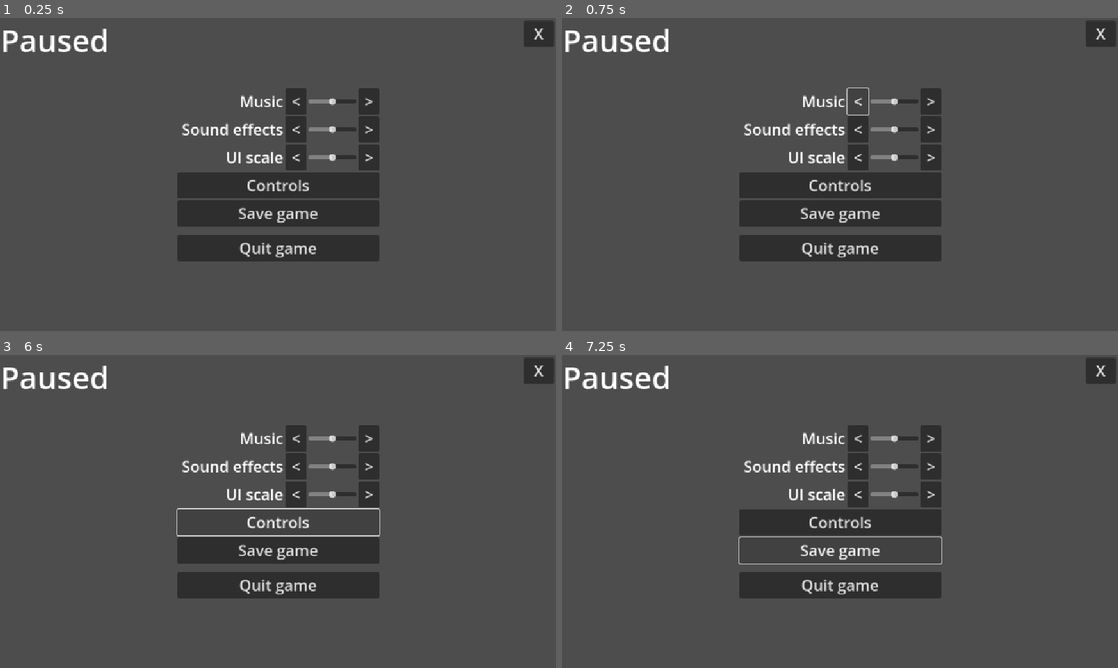
Above: before the commit, frames 1-4 (two rows, left to right).
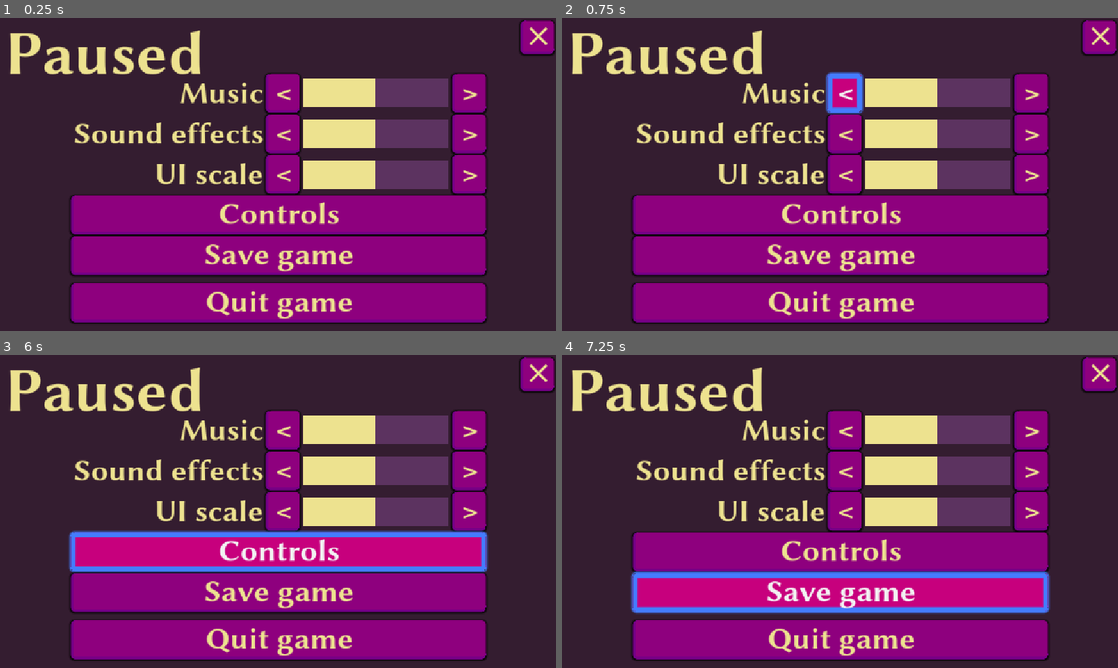
Above: after the commit, the same moments.

Repository: proximadams/Good-UI-Demo
Game: Godot game, scene res://scenes/pause_menu.tscn
The game is run twice, just before and just after one commit, with the same random seed, the same clock (stepped at 60 frames per second) and the same inputs.
Inputs (mouse positions are in pixels of both pictures, inside the frame that each line leads up to; where the layout moved, square brackets give the same spot in the first picture):
- Up to frame 1 (0.25 s): no input
- Up to frame 2 (0.75 s): click "<" at 0.5 s
- Up to frame 3 (6 s): click ">" at 1.25 s; click "<" at 2 s; click ">" at 2.75 s; click "<" at 3.5 s; click ">" at 4.25 s; click (539, 373) [539, 370] at 5 s; click "Controls" at 5.75 s
- Up to frame 4 (7.25 s): click "Save game" at 6.5 s

The runs differ from the first frame. In frame 1, 98% of the frame differs, in the area x 0-100%, y 0-100%; in frame 2, 98%; in frame 3, 99%; in frame 4, 98%.

Commit message:
visuals look nice. Added themes

Diff:
--- a/project.godot
+++ b/project.godot
@@ -23,3 +23,4 @@
 
 renderer/rendering_method="gl_compatibility"
 renderer/rendering_method.mobile="gl_compatibility"
+environment/defaults/default_clear_color=Color(0.205446, 0.112694, 0.18811, 1)
--- a/scenes/pause_menu.tscn
+++ b/scenes/pause_menu.tscn
@@ -1,7 +1,8 @@
-[gd_scene load_steps=3 format=3 uid="uid://dj8xvoqmjk0tj"]
+[gd_scene load_steps=4 format=3 uid="uid://dj8xvoqmjk0tj"]
 
 [ext_resource type="Theme" uid="uid://couj4xn5an16x" path="res://themes/header_label.tres" id="1_n87rw"]
 [ext_resource type="Theme" uid="uid://5nde0l3be8rs" path="res://themes/menu_default.tres" id="2_myx47"]
+[ext_resource type="Texture2D" uid="uid://dtqnsfkyvdpl8" path="res://themes/icons/close_240dp_EDE28F.svg" id="3_kukqi"]
 
 [node name="PauseMenu" type="Control"]
 layout_mode = 3
@@ -10,11 +11,13 @@
 anchor_bottom = 1.0
 grow_horizontal = 2
 grow_vertical = 2
+theme = ExtResource("2_myx47")
 
 [node name="LabelPaused" type="Label" parent="."]
 layout_mode = 2
-offset_right = 225.0
-offset_bottom = 88.0
+offset_left = 10.0
+offset_right = 423.0
+offset_bottom = 147.0
 theme = ExtResource("1_n87rw")
 text = "Paused"
 
@@ -34,16 +37,15 @@
 layout_mode = 2
 anchor_left = 1.0
 anchor_right = 1.0
-offset_left = -65.0
+offset_left = -74.0
 offset_top = 5.0
 offset_right = -5.0
-offset_bottom = 58.0
+offset_bottom = 74.0
 grow_horizontal = 0
 tooltip_text = "Close the pause menu."
 focus_previous = NodePath("../VBoxContainer/QuitGameButton")
 mouse_default_cursor_shape = 2
-theme = ExtResource("2_myx47")
-text = "  X  "
+icon = ExtResource("3_kukqi")
 
 [node name="VBoxContainer" type="VBoxContainer" parent="."]
 layout_mode = 2
@@ -51,16 +53,19 @@
 anchor_top = 0.5
 anchor_right = 0.5
 anchor_bottom = 0.5
+offset_left = -236.0
+offset_top = -206.0
+offset_right = 236.0
+offset_bottom = 302.0
 grow_horizontal = 2
 grow_vertical = 2
-theme = ExtResource("2_myx47")
 
 [node name="MusicHBoxContainer" type="HBoxContainer" parent="VBoxContainer"]
 layout_mode = 2
 size_flags_horizontal = 4
 
 [node name="Label" type="Label" parent="VBoxContainer/MusicHBoxContainer"]
-custom_minimum_size = Vector2(220, 0)
+custom_minimum_size = Vector2(400, 0)
 layout_mode = 2
 text = "Music"
 horizontal_alignment = 2
@@ -72,8 +77,11 @@
 mouse_default_cursor_shape = 2
 text = " < "
 
+[node name="MarginContainer" type="MarginContainer" parent="VBoxContainer/MusicHBoxContainer"]
+layout_mode = 2
+
 [node name="HSlider" type="HSlider" parent="VBoxContainer/MusicHBoxContainer"]
-custom_minimum_size = Vector2(100, 0)
+custom_minimum_size = Vector2(300, 0)
 layout_mode = 2
 size_flags_vertical = 4
 tooltip_text = "Adjust music volume."
@@ -81,6 +89,9 @@
 step = 5.0
 value = 50.0
 
+[node name="MarginContainer2" type="MarginContainer" parent="VBoxContainer/MusicHBoxContainer"]
+layout_mode = 2
+
 [node name="ButtonMore" type="Button" parent="VBoxContainer/MusicHBoxContainer"]
 layout_mode = 2
 tooltip_text = "Increase."
@@ -92,7 +103,7 @@
 size_flags_horizontal = 4
 
 [node name="Label" type="Label" parent="VBoxContainer/SoundEffectsHBoxContainer"]
-custom_minimum_size = Vector2(220, 0)
+custom_minimum_size = Vector2(400, 0)
 layout_mode = 2
 text = "Sound effects"
 horizontal_alignment = 2
@@ -104,8 +115,11 @@
 mouse_default_cursor_shape = 2
 text = " < "
 
+[node name="MarginContainer" type="MarginContainer" parent="VBoxContainer/SoundEffectsHBoxContainer"]
+layout_mode = 2
+
 [node name="HSlider" type="HSlider" parent="VBoxContainer/SoundEffectsHBoxContainer"]
-custom_minimum_size = Vector2(100, 0)
+custom_minimum_size = Vector2(300, 0)
 layout_mode = 2
 size_flags_vertical = 4
 tooltip_text = "Adjust sound effect volume."
@@ -113,6 +127,9 @@
 step = 5.0
 value = 50.0
 
+[node name="MarginContainer2" type="MarginContainer" parent="VBoxContainer/SoundEffectsHBoxContainer"]
+layout_mode = 2
+
 [node name="ButtonMore" type="Button" parent="VBoxContainer/SoundEffectsHBoxContainer"]
 layout_mode = 2
 tooltip_text = "Increase."
@@ -124,7 +141,7 @@
 size_flags_horizontal = 4
 
 [node name="Label" type="Label" parent="VBoxContainer/UiScaleHBoxContainer"]
-custom_minimum_size = Vector2(220, 0)
+custom_minimum_size = Vector2(400, 0)
 layout_mode = 2
 text = "UI scale"
 horizontal_alignment = 2
@@ -136,8 +153,11 @@
 mouse_default_cursor_shape = 2
 text = " < "
 
+[node name="MarginContainer" type="MarginContainer" parent="VBoxContainer/UiScaleHBoxContainer"]
+layout_mode = 2
+
 [node name="HSlider" type="HSlider" parent="VBoxContainer/UiScaleHBoxContainer"]
-custom_minimum_size = Vector2(100, 0)
+custom_minimum_size = Vector2(300, 0)
 layout_mode = 2
 size_flags_vertical = 4
 tooltip_text = "Adjust size of the UI elements."
@@ -145,6 +165,9 @@
 step = 5.0
 value = 50.0
 
+[node name="MarginContainer2" type="MarginContainer" parent="VBoxContainer/UiScaleHBoxContainer"]
+layout_mode = 2
+
 [node name="ButtonMore" type="Button" parent="VBoxContainer/UiScaleHBoxContainer"]
 layout_mode = 2
 tooltip_text = "Increase."
--- a/themes/header_label.tres
+++ b/themes/header_label.tres
@@ -1,4 +1,4 @@
 [gd_resource type="Theme" format=3 uid="uid://couj4xn5an16x"]
 
 [resource]
-Label/font_sizes/font_size = 64
+Label/font_sizes/font_size = 128
--- /dev/null
+++ b/themes/icons/close_240dp_EDE28F.svg
@@ -0,0 +1 @@
+<svg xmlns="http://www.w3.org/2000/svg" height="64px" viewBox="0 0 24 24" width="64px" fill="#ede28f"><path d="M0 0h24v24H0V0z" fill="none"/><path d="M19 6.41L17.59 5 12 10.59 6.41 5 5 6.41 10.59 12 5 17.59 6.41 19 12 13.41 17.59 19 19 17.59 13.41 12 19 6.41z"/></svg>
--- a/themes/menu_default.tres
+++ b/themes/menu_default.tres
@@ -1,5 +1,102 @@
-[gd_resource type="Theme" format=3 uid="uid://5nde0l3be8rs"]
+[gd_resource type="Theme" load_steps=12 format=3 uid="uid://5nde0l3be8rs"]
+
+[ext_resource type="FontFile" uid="uid://t72y1sbqmcwr" path="res://themes/fonts/LibertinusSans-Bold.ttf" id="1_7v8yb"]
+
+[sub_resource type="StyleBoxFlat" id="StyleBoxFlat_6bk1m"]
+draw_center = false
+border_width_left = 10
+border_width_top = 10
+border_width_right = 10
+border_width_bottom = 10
+border_color = Color(0.266701, 0.484858, 1, 1)
+corner_radius_top_left = 8
+corner_radius_top_right = 8
+corner_radius_bottom_right = 8
+corner_radius_bottom_left = 8
+shadow_color = Color(0.266667, 0.486275, 1, 1)
+shadow_size = 5
+
+[sub_resource type="StyleBoxFlat" id="StyleBoxFlat_7v8yb"]
+bg_color = Color(0.781084, 4.33177e-06, 0.491054, 1)
+border_width_left = 5
+border_width_bottom = 5
+border_color = Color(0.643911, 8.66354e-05, 0.549327, 1)
+corner_radius_top_left = 8
+corner_radius_top_right = 8
+corner_radius_bottom_right = 8
+corner_radius_bottom_left = 8
+shadow_color = Color(0, 0, 0, 0.219608)
+shadow_size = 5
+
+[sub_resource type="StyleBoxFlat" id="StyleBoxFlat_k2t2o"]
+bg_color = Color(0.556569, 9.14003e-05, 0.495659, 1)
+border_width_left = 5
+border_width_bottom = 5
+border_color = Color(0.45895, 0.000407956, 0.52882, 1)
+corner_radius_top_left = 8
+corner_radius_top_right = 8
+corner_radius_bottom_right = 8
+corner_radius_bottom_left = 8
+shadow_color = Color(0, 0, 0, 0.839216)
+shadow_size = 5
+shadow_offset = Vector2(0, 1)
+
+[sub_resource type="StyleBoxFlat" id="StyleBoxFlat_i6jyq"]
+bg_color = Color(0.418764, 4.95265e-05, 0.37158, 1)
+border_width_top = 5
+border_width_right = 5
+border_color = Color(0.256311, 0.000122517, 0.298633, 1)
+corner_radius_top_left = 8
+corner_radius_top_right = 8
+corner_radius_bottom_right = 8
+corner_radius_bottom_left = 8
+shadow_color = Color(0, 0, 0, 0.839216)
+shadow_size = 5
+shadow_offset = Vector2(0, 1)
+
+[sub_resource type="ImageTexture" id="ImageTexture_7v8yb"]
+
+[sub_resource type="ImageTexture" id="ImageTexture_6bk1m"]
+
+[sub_resource type="StyleBoxFlat" id="StyleBoxFlat_k555h"]
+bg_color = Color(0.929412, 0.886275, 0.560784, 1)
+
+[sub_resource type="StyleBoxFlat" id="StyleBoxFlat_x8xa7"]
+bg_color = Color(0.792157, 0.470588, 0, 1)
+
+[sub_resource type="StyleBoxFlat" id="StyleBoxFlat_xvvaj"]
+bg_color = Color(0.360784, 0.2, 0.376471, 1)
+border_width_top = 30
+border_width_bottom = 30
+border_color = Color(0.35964, 0.19901, 0.377081, 1)
+
+[sub_resource type="StyleBoxFlat" id="StyleBoxFlat_l6gpb"]
+content_margin_left = 80.0
+content_margin_top = 10.0
+content_margin_right = 80.0
+content_margin_bottom = 10.0
+bg_color = Color(0.0980392, 0.0431373, 0.0862745, 0.862745)
+border_width_left = 40
+border_width_right = 40
+border_color = Color(0.203922, 0.113725, 0.188235, 0)
 
 [resource]
-Button/font_sizes/font_size = 32
-Label/font_sizes/font_size = 32
+Button/colors/font_color = Color(0.929454, 0.887578, 0.561346, 1)
+Button/colors/font_focus_color = Color(0.929412, 0.886275, 0.560784, 1)
+Button/colors/font_pressed_color = Color(0.929412, 0.886275, 0.560784, 0.780392)
+Button/font_sizes/font_size = 64
+Button/fonts/font = ExtResource("1_7v8yb")
+Button/styles/focus = SubResource("StyleBoxFlat_6bk1m")
+Button/styles/hover = SubResource("StyleBoxFlat_7v8yb")
+Button/styles/normal = SubResource("StyleBoxFlat_k2t2o")
+Button/styles/pressed = SubResource("StyleBoxFlat_i6jyq")
+HSlider/icons/grabber = SubResource("ImageTexture_7v8yb")
+HSlider/icons/grabber_highlight = SubResource("ImageTexture_6bk1m")
+HSlider/styles/grabber_area = SubResource("StyleBoxFlat_k555h")
+HSlider/styles/grabber_area_highlight = SubResource("StyleBoxFlat_x8xa7")
+HSlider/styles/slider = SubResource("StyleBoxFlat_xvvaj")
+Label/colors/font_color = Color(0.929412, 0.886275, 0.560784, 1)
+Label/font_sizes/font_size = 64
+Label/fonts/font = ExtResource("1_7v8yb")
+TooltipLabel/colors/font_color = Color(0.929412, 0.886275, 0.560784, 1)
+TooltipPanel/styles/panel = SubResource("StyleBoxFlat_l6gpb")
Binary file added: themes/fonts/LibertinusSans-Bold.ttf
Not shown, added: themes/fonts/LibertinusSans-Bold.ttf.import
Binary file added: themes/fonts/LibertinusSans-Italic.ttf
Not shown, added: themes/fonts/LibertinusSans-Italic.ttf.import
Binary file added: themes/fonts/LibertinusSans-Regular.ttf
Not shown, added: themes/fonts/LibertinusSans-Regular.ttf.import
Not shown, added: themes/fonts/OFL.txt
Not shown, added: themes/icons/close_240dp_EDE28F.svg.import
